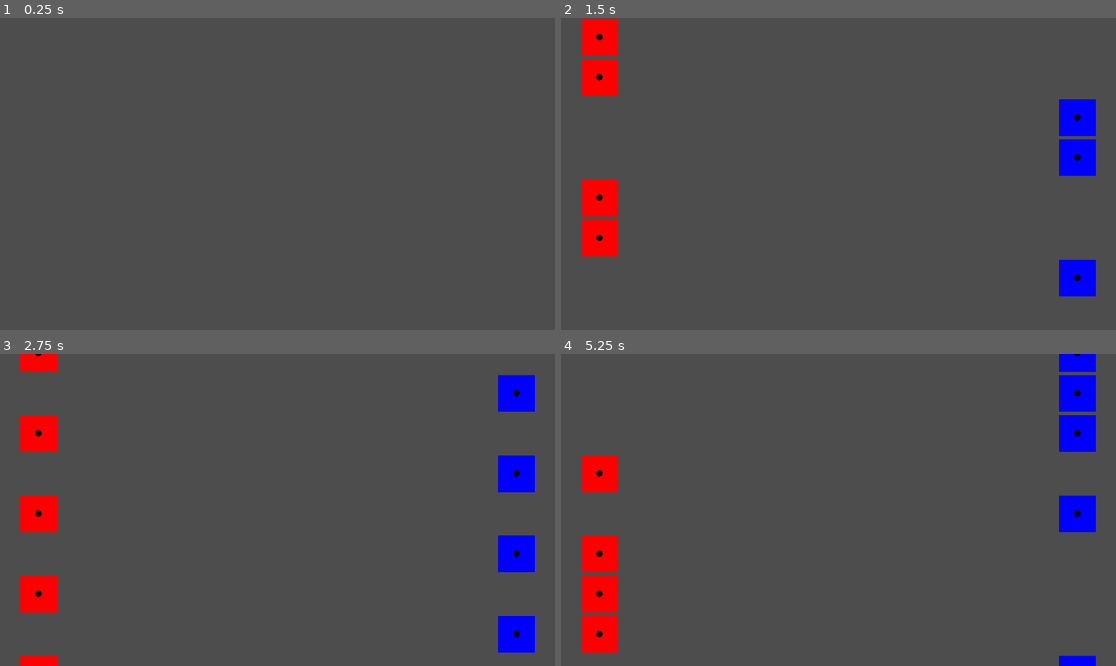
Above: before the commit, frames 1-4 (two rows, left to right).
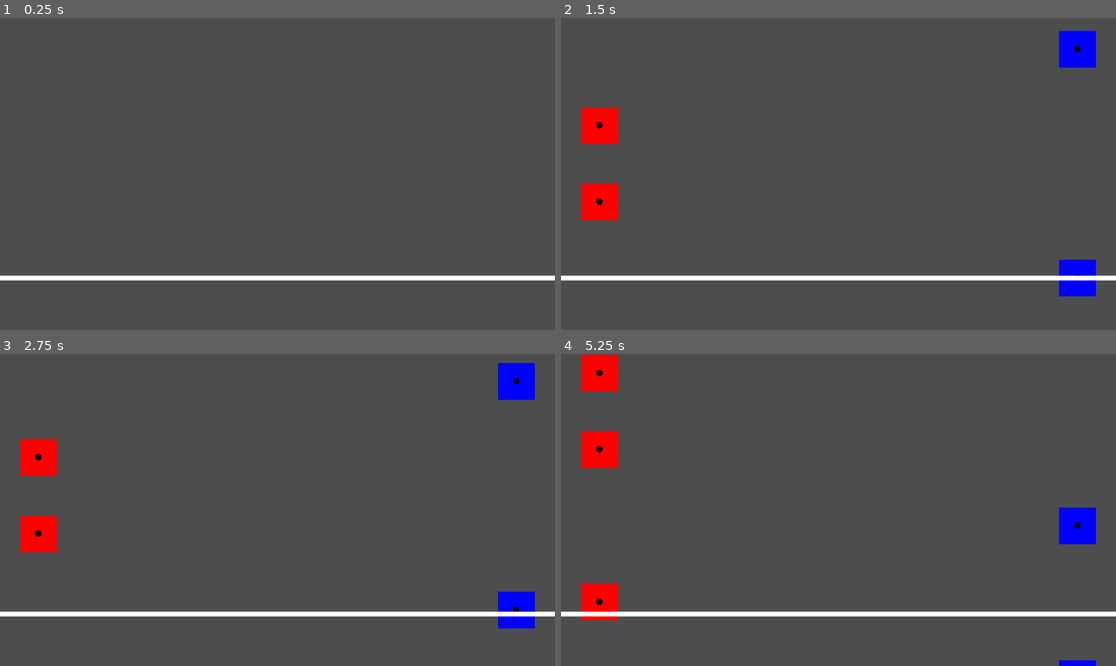
Above: after the commit, the same moments.

Repository: thechonkpotato/jittaclick
Game: Godot game, scene res://main.tscn
Two runs of this game, one before a commit and one after it. Both use one fixed random seed, a clock stepped at 60 frames per second and the inputs below.
Inputs:
- Up to frame 1 (0.25 s): no input
- Up to frame 2 (1.5 s): hold Right (right) 0.53-1.28 s; hold Left (left) from 1.28 s (still down)
- Up to frame 3 (2.75 s): release Left (left) at 2.03 s; hold Right (right) from 2.03 s (still down)
- Up to frame 4 (5.25 s): release Right (right) at 3.53 s; hold Left (left) from 3.53 s (still down)

The runs differ from the first frame. In frame 1, 1.8% of the frame differs, in the area x 0-100%, y 82-85%; in frame 2, 7.5%; in frame 3, 8.1%, in the area x 0-100%, y 0-100%; in frame 4, 7.9%.

Commit message:
fix: Change from Area2D to Line2D
Delete Area2D trigger and replace with Line2D y position for threshold
Add functions to better manage data

Diff:
--- a/box.gd
+++ b/box.gd
@@ -4,13 +4,15 @@
 
 var x_range := 0.0
 var y_range := 0.0
-var y_size := 0.0
+var width := 0.0
+var height := 0.0
 @export var padding := 80.0
 
 func _ready():
 	x_range = get_viewport_rect().size.x
 	y_range = get_viewport_rect().size.y
-	y_size = $CollisionShape2D.shape.size.y * global_scale.y
+	width = $CollisionShape2D.shape.size.y * global_scale.y
+	height = $CollisionShape2D.shape.size.y * global_scale.y
 
 	if randf() < 0.5:
 		global_position.x = padding
@@ -21,8 +23,11 @@
 		set_meta('side', 'right')
 		modulate = Color.BLUE
 
-	global_position.y = -y_size
+	global_position.y = -height
 
 func _physics_process(delta: float) -> void:
 	global_position.y += speed * delta
-	if global_position.y > y_range + y_size: queue_free()
+	if global_position.y > y_range + height: get_node('../..').remove_block(self)
+
+func centered_gpos():
+	return global_position + Vector2(width / 2, height / 2)
--- a/input_manager.gd
+++ b/input_manager.gd
@@ -3,10 +3,11 @@
 @onready var block_cluster = $Blocks
 @onready var cam = $Camera2D
 
-var bpm: float = 200
+var bpm: float = 100
 
 const block_scene: PackedScene = preload('res://box.tscn')
 var blocks: Array[Array] = []
+@onready var block_threshold = $Line2D.points[0].y
 
 var left_points := 0
 var right_points := 0
@@ -30,30 +31,29 @@
 func _on_timer_timeout():
 	#$Sound/GoodHit.play()
 	var block: Area2D = block_scene.instantiate()
+	block_cluster.add_child(block)
+	add_block(block)
 
-	block_cluster.add_child(block)
 	$Timer.start()
 
-func _on_area_2d_area_entered(area: Area2D):
+func add_block(block: Node2D):
 	blocks.append(
-		[area, area.get_meta('side')]
+		[block, block.get_meta('side')]
 	)
-	$Sound/GoodHit.play()
 
-func _on_area_2d_area_exited(area: Area2D):
+func remove_block(block: Node2D):
 	blocks.erase(
-		[area, area.get_meta('side')]
+		[block, block.get_meta('side')]
 	)
+	block.queue_free()
 
 func test_for_blocks(input_side: String):
 	for datapiece in blocks:
 		var block = datapiece[0]
 		var side = datapiece[1]
-		if side == input_side:
-			block.queue_free()
-			blocks.erase(
-				[block, side]
-			)
+		if side == input_side and (block.position.y + block.height) >= block_threshold:
+			print(absf(block.centered_gpos().y - block_threshold))
+			remove_block(block)
 			if input_side == 'left':
 				left_points += 1
 			elif input_side == 'right':
--- a/main.tscn
+++ b/main.tscn
@@ -3,9 +3,6 @@
 [ext_resource type="Script" uid="uid://73avcwnhpuhm" path="res://input_manager.gd" id="1_ig7tw"]
 [ext_resource type="AudioStream" uid="uid://uqhf5lxu5psd" path="res://assets/sounds/632686.mp3" id="2_0xm2m"]
 [ext_resource type="AudioStream" uid="uid://bfau6rjt18aa2" path="res://assets/sounds/freesound_community-metronome-85688.mp3" id="3_h2yge"]
-
-[sub_resource type="RectangleShape2D" id="RectangleShape2D_ig7tw"]
-size = Vector2(1165, 117)
 
 [node name="Main" type="Node2D" unique_id=138117711]
 script = ExtResource("1_ig7tw")
@@ -18,12 +15,6 @@
 
 [node name="Camera2D" type="Camera2D" parent="." unique_id=1719809690]
 
-[node name="Area2D" type="Area2D" parent="." unique_id=1056775828]
-
-[node name="CollisionShape2D" type="CollisionShape2D" parent="Area2D" unique_id=2020627972]
-position = Vector2(575, 596.5)
-shape = SubResource("RectangleShape2D_ig7tw")
-
 [node name="Sound" type="Node2D" parent="." unique_id=1215292528]
 
 [node name="LaMusica" type="AudioStreamPlayer2D" parent="Sound" unique_id=92006644]
@@ -35,6 +26,7 @@
 stream = ExtResource("3_h2yge")
 volume_db = 9.062
 
+[node name="Line2D" type="Line2D" parent="." unique_id=117380974]
+points = PackedVector2Array(0, 540, 1152, 540)
+
 [connection signal="timeout" from="Timer" to="." method="_on_timer_timeout"]
-[connection signal="area_entered" from="Area2D" to="." method="_on_area_2d_area_entered"]
-[connection signal="area_exited" from="Area2D" to="." method="_on_area_2d_area_exited"]
